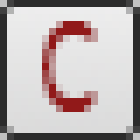
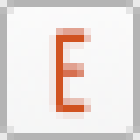
Layered file, before and after one edit (140 × 140). Changes by layer:
added layer "E" above "m" over [left=49, top=28, right=91, bottom=119]
hid "C", painted on it over [left=42, top=21, right=98, bottom=112]
painted on "Rounded Rectangle 1" over [left=0, top=0, right=140, bottom=140]
